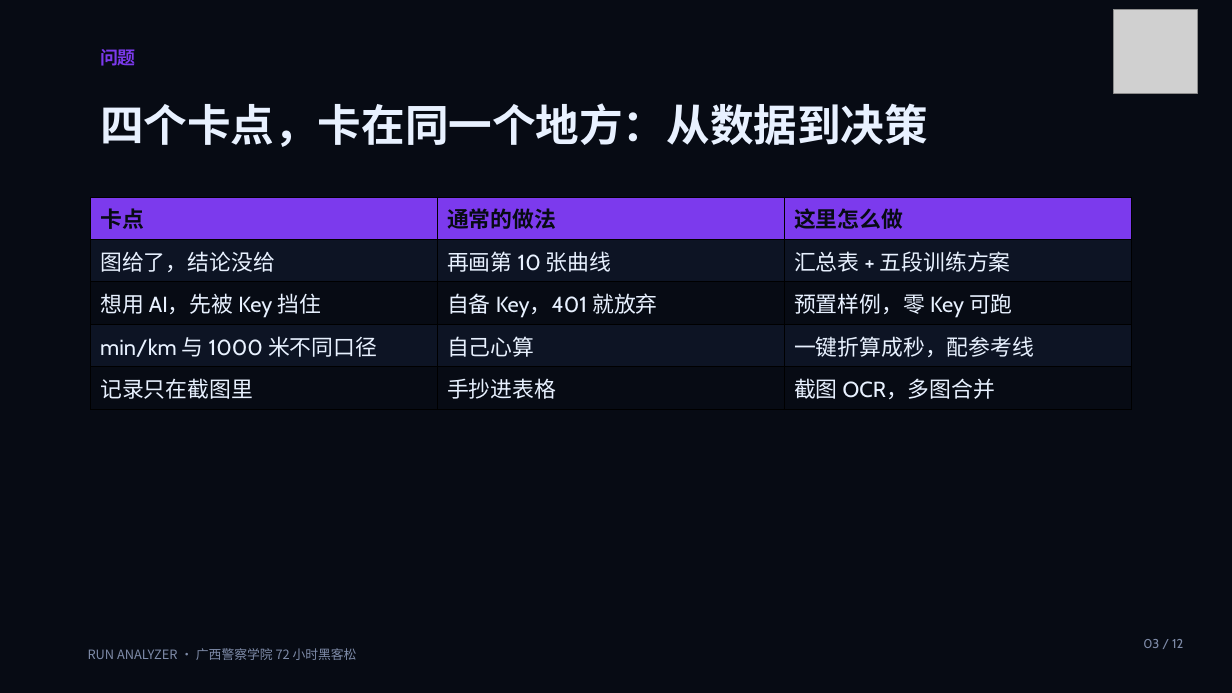
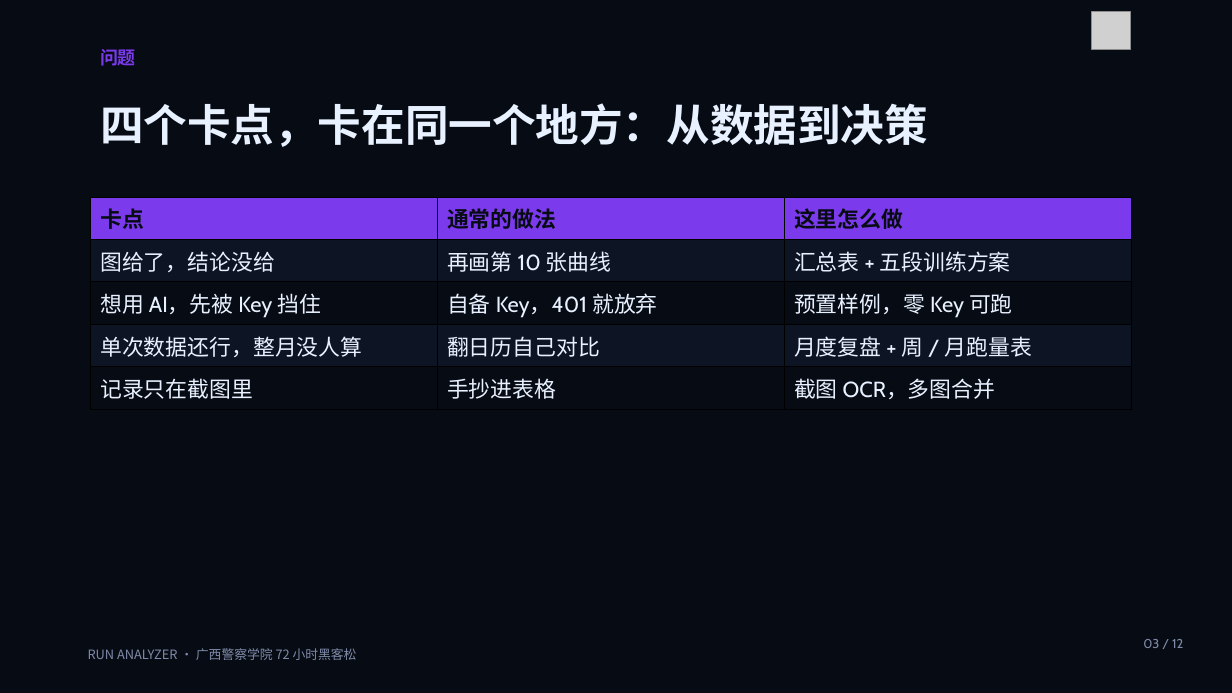
Before and after one commit to www0255/run.analyzer, a slide deck: slide 3 of hackathon/答辩多页PPT-dsh.pptx. Drawn at 1232x693 pixels with LibreOffice and Linux fonts; fonts in the diff are those of the drawing; grey boxes stand for pictures. Boxes give left, top, right and bottom in pixels: in the first picture for what was removed or moved away, otherwise in the second. Text is boxed around its words. In the diff, an @@ line names an element or a change of style, - is before the commit and + after.

```diff
--- a/hackathon/答辩多页PPT-dsh.pptx
+++ b/hackathon/答辩多页PPT-dsh.pptx
@@ picture: place and size @@
-picture at (1114,9,1198,93)
+picture at (1092,11,1130,50)
@@ table at (91,197,1130,409) @@
-row 4: min/km 与 1000 米不同口径 | 自己心算 | 一键折算成秒，配参考线
+row 4: 单次数据还行，整月没人算 | 翻日历自己对比 | 月度复盘 + 周 / 月跑量表
```
Also in this commit, not shown: 10 other slides changed, 1 slide added, 1 slide removed, 24 other files.
